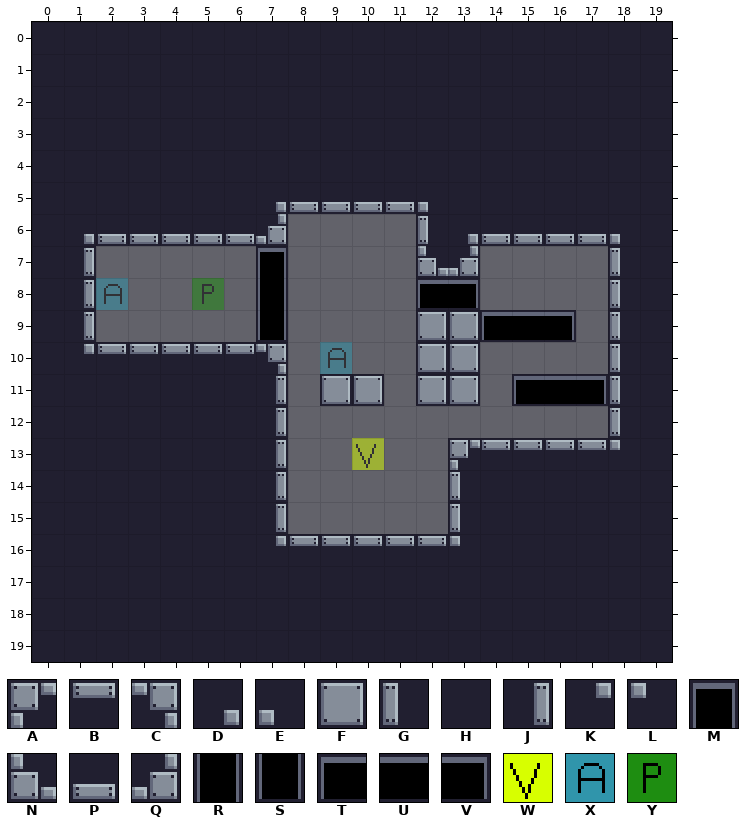
Two versions of a level (Tiled map, assets/tiled/levels/a-hole-lot-to-learn.tmx). Above: the version before the commit.
Cells are 16x16 px. Shown: x 0..19, y 0..19.
Key: from "default": A 0 "solid", B 1 "solid", C 2 "solid", D 3 "solid", E 4 "solid", F 6 "solid", G 16 "solid", H 17 "solid", J 18 "solid", K 19 "solid", L 20 "solid", M 24 "pit", N 32 "solid", P 33 "solid", Q 34 "solid", R 40 "pit", S 56 "pit", T 69 "pit", U 70 "pit", V 71 "pit", W 252, X 254, Y 255.
_ is an empty cell.
Objects are placed by their top-left corner, in cells (3,4 is the top-left corner of cell 3,4); size is 1x1 cell unless given.
Layer "Tile Layer 1" before, first column x 0:
 0 HHHHHHHHHHHHHHHHHHHH
 1 HHHHHHHHHHHHHHHHHHHH
 2 HHHHHHHHHHHHHHHHHHHH
 3 HHHHHHHHHHHHHHHHHHHH
 4 HHHHHHHHHHHHHHHHHHHH
 5 HHHHHHHDPPPPEHHHHHHH
 6 HDPPPPPQ____GDPPPPEH
 7 HJ_____M____NQ____GH
 8 HJ_____R____TV____GH
 9 HJ_____S____FFTUV_GH
10 HKBBBBBC____FF____GH
11 HHHHHHHJ_FF_FF_TUVGH
12 HHHHHHHJ__________GH
13 HHHHHHHJ_____ABBBBLH
14 HHHHHHHJ_____GHHHHHH
15 HHHHHHHJ_____GHHHHHH
16 HHHHHHHKBBBBBLHHHHHH
17 HHHHHHHHHHHHHHHHHHHH
18 HHHHHHHHHHHHHHHHHHHH
19 HHHHHHHHHHHHHHHHHHHH
Objects on layer "Object Layer 1" before:
Y "Controllable" at 5,8
X "Attachable" at 2,8
X "Attachable" at 9,10
W "Victory" at 10,13
After the commit:
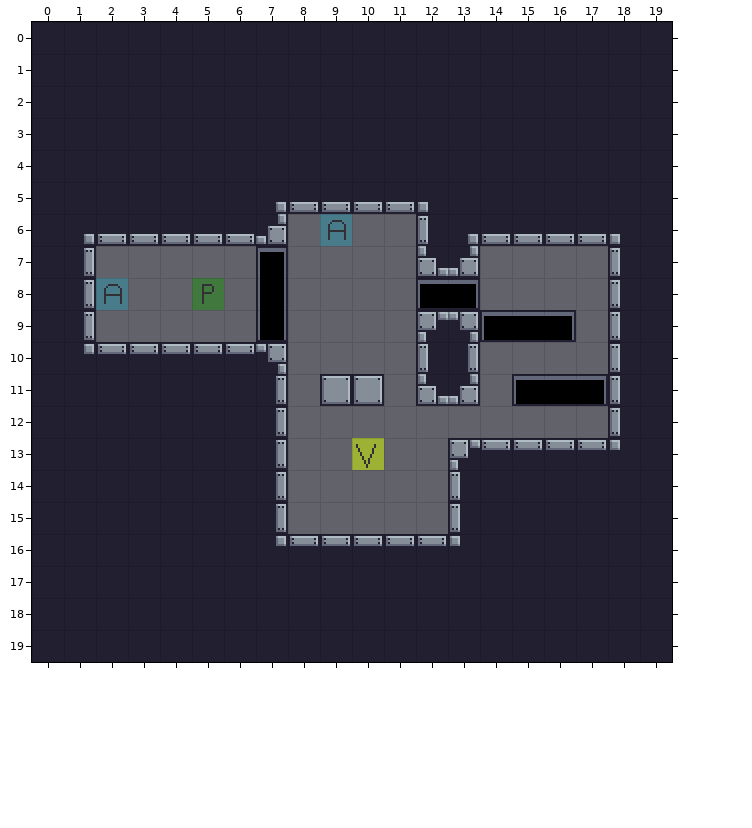
Edits made:
Layer "Tile Layer 1":
y 9: x 12..13 FF -> AC
y 10: x 12..13 FF -> GJ
y 11: x 12..13 FF -> NQ
Layer "Object Layer 1":
changed: X "Attachable" at 9,10 -> X "Attachable" at 9,6
Changed places in both pictures, as pixel boxes (x1, y1, x2, y2):
new place: (320, 214, 352, 246)
changed: (418, 312, 478, 404)
old place: (320, 342, 352, 374)
